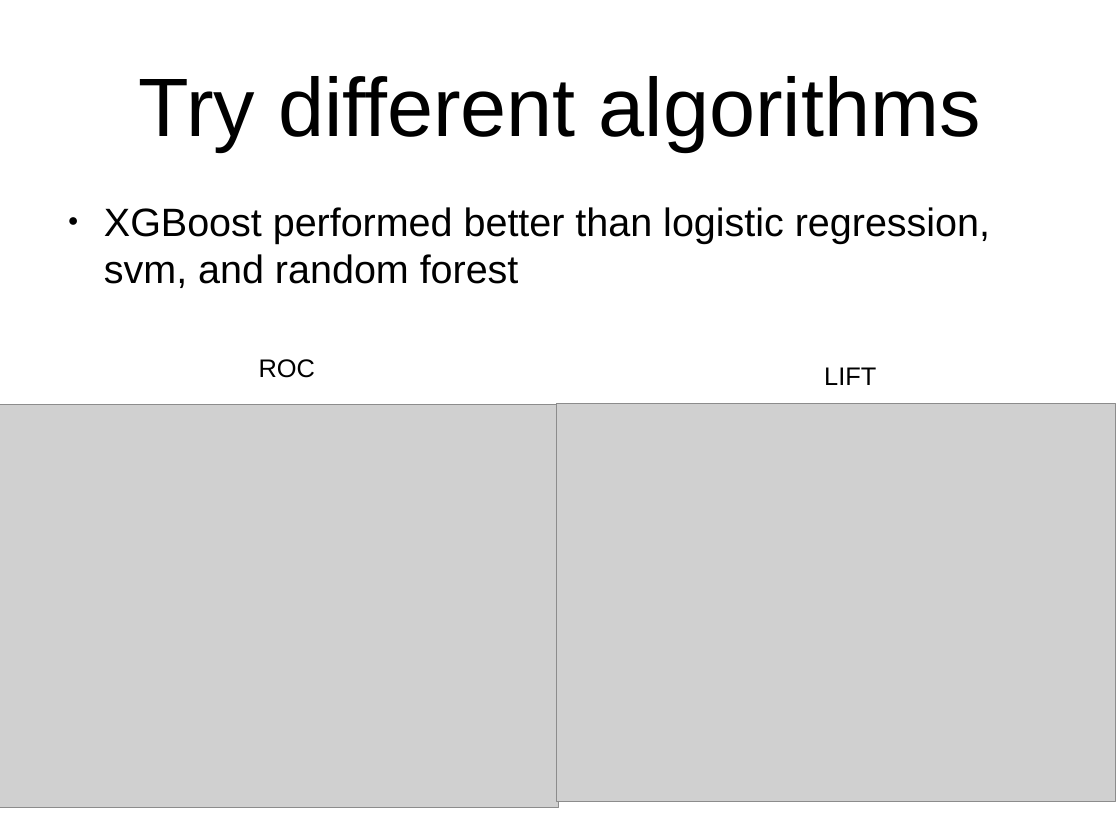
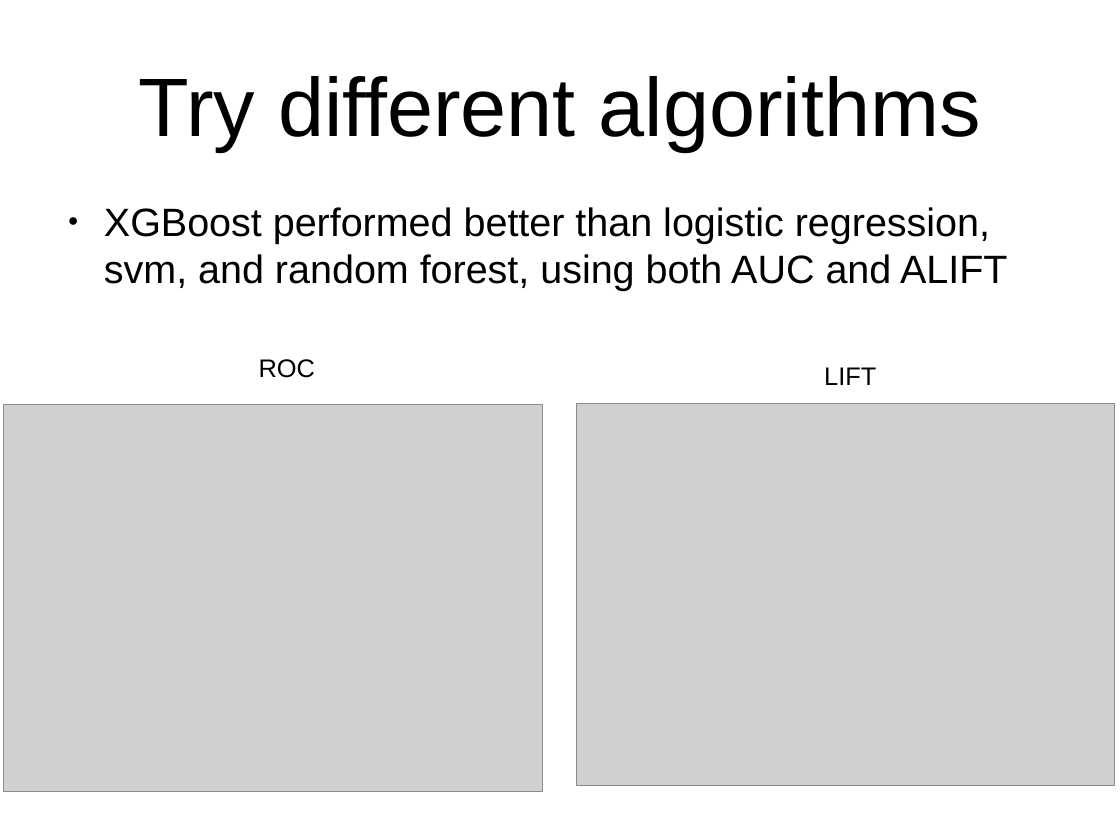
Before and after one commit to GL-Li/QL-case-study, a slide deck: slide 7 of report.odp. Drawn at 1120x840 pixels with LibreOffice and Linux fonts; fonts in the diff are those of the drawing; grey boxes stand for pictures. Boxes give left, top, right and bottom in pixels: in the first picture for what was removed or moved away, otherwise in the second. Text is boxed around its words. In the diff, an @@ line names an element or a change of style, - is before the commit and + after.

```diff
--- a/report.odp
+++ b/report.odp
@@ text at [104, 207, 1007, 291]: text changed @@
-● XGBoost performed better than logistic regression, svm, and random forest
+● XGBoost performed better than logistic regression, svm, and random forest, using both AUC and ALIFT
@@ picture: place and size @@
-picture at [0, 405, 559, 808]
+picture at [4, 405, 543, 792]
@@ picture: place and size @@
-picture at [557, 403, 1116, 802]
+picture at [577, 403, 1116, 786]
```
Also in this commit, not shown: 8 other slides changed, 27 other files.
